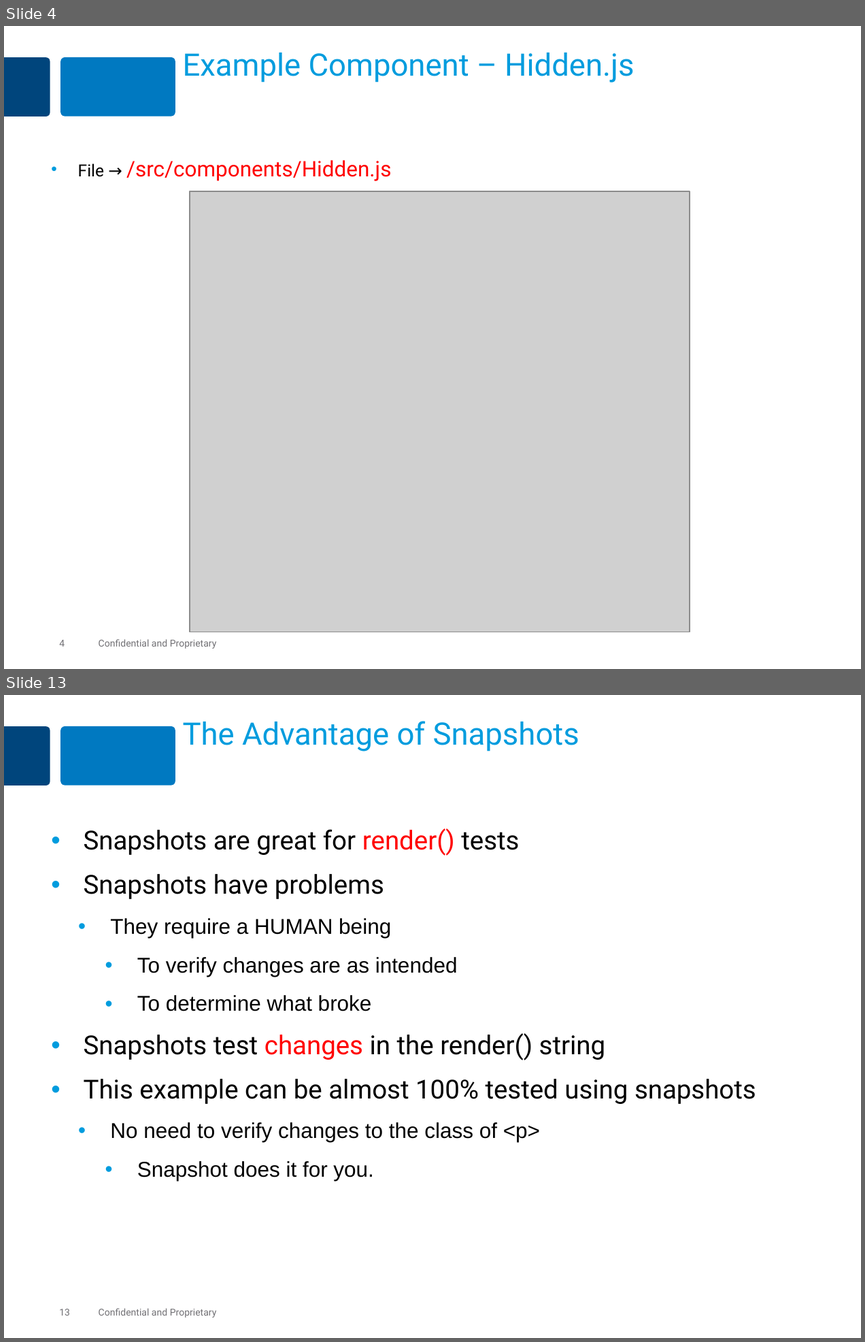
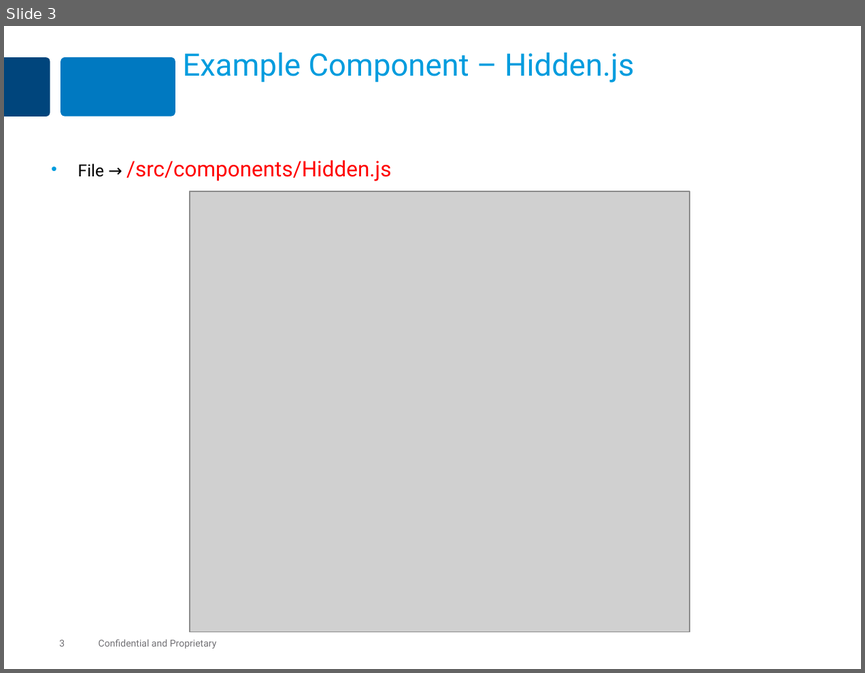
Before and after one commit to MaxMillington/react_practice, a slide deck: lesson-react-60-debugging/react-debugging.pptx. Shown one above the other, each under a label of ours: slides 4 and 13 before the commit, slide 3 after it; the slides between them are not shown. The pictures are 865x1342 and 865x673 pixels, drawn with LibreOffice and Linux fonts; fonts in the diff are those of the drawing; grey boxes stand for pictures. Boxes give left, top, right and bottom in pixels: in the first picture for what was removed or moved away, otherwise in the second. Text is boxed around its words. In the diff, an @@ line names an element or a change of style, - is before the commit and + after.

```diff
--- a/lesson-react-60-debugging/react-debugging.pptx
+++ b/lesson-react-60-debugging/react-debugging.pptx
@@ slide 13 removed at (4,695,861,1338), background #FFFFFF; not listed: 4 template elements that a slide beside it also shows @@
@@ title removed at (183,721,579,751) @@
-The Advantage of Snapshots
@@ text removed at (84,828,756,1181) @@
-• Snapshots are great for render() tests
-• Snapshots have problems
-  • They require a HUMAN being
-    • To verify changes are as intended
-    • To determine what broke
-• Snapshots test changes in the render() string
-• This example can be almost 100% tested using snapshots
-  • No need to verify changes to the class of <p>
-    • Snapshot does it for you.
@@ what was slide 4 is now slide 3 @@
@@ page number at (59,639,65,646): text changed @@
-4
+3
```
Also in this commit, not shown: 3 slides changed, 6 slides added, 25 other slides removed, 37 other files.
